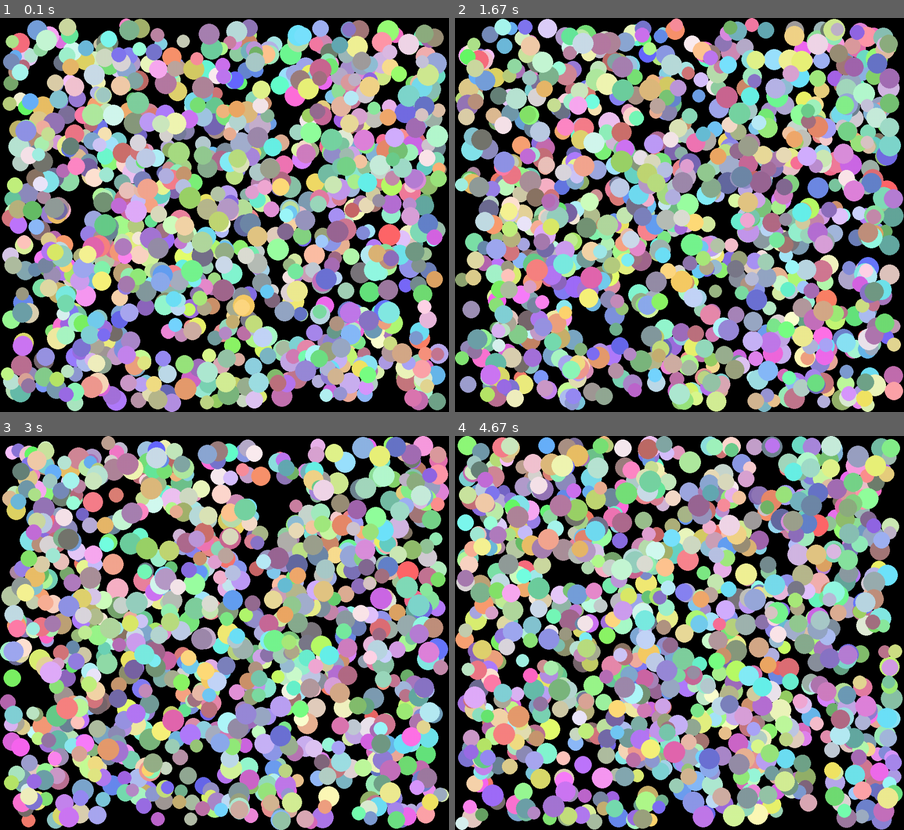
Above: before the commit, frames 1-4 (two rows, left to right).
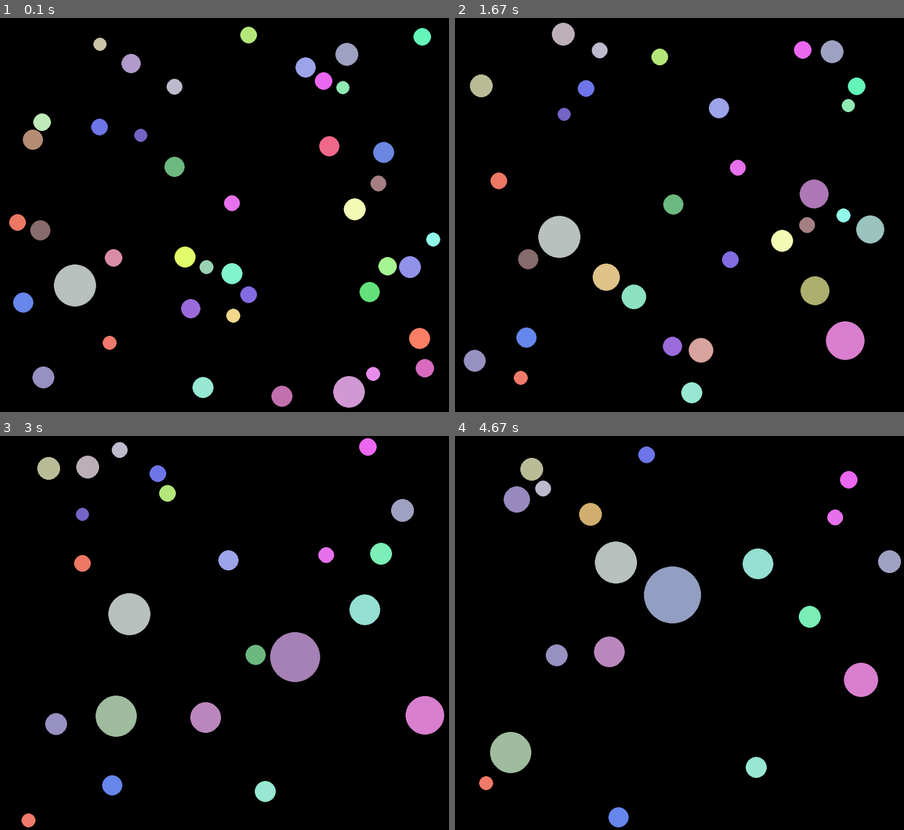
Above: after the commit, the same moments.

Repository: xyloguy/cs1410-2018-20-01-examples
Game: pygame game, started from 2018-03-28/hungry_circles/main.py
Two runs of this game, one before a commit and one after it. Both use one fixed random seed, a clock stepped at 60 frames per second and the inputs below.
Inputs:
- Up to frame 1 (0.1 s): no input
- Up to frame 2 (1.67 s): no input
- Up to frame 3 (3 s): no input
- Up to frame 4 (4.67 s): no input

The runs differ from the first frame. In frame 1, 74% of the frame differs, in the area x 0-100%, y 0-100%; in frame 2, 74%; in frame 3, 74%; in frame 4, 76%.

Commit message:
2018-03-30-085316

Diff:
--- a/2018-03-21/frogger/config.py
+++ b/2018-03-21/frogger/config.py
@@ -11,4 +11,4 @@
 SCREEN_HEIGHT = ROWS * VG
 FRAME_RATE = 24
 
-DEBUG = True
+DEBUG = False
--- a/2018-03-21/frogger/main.py
+++ b/2018-03-21/frogger/main.py
@@ -21,6 +21,14 @@
         self.road = froggerlib.Road(0, 6 * VG, SCREEN_WIDTH, 4 * VG)
         self.frog = None
         self.restart()
+
+        y = 9 * VG + PADDING
+        self.cars = [
+            froggerlib.Car(0, y, FROG_SIZE * 2, FROG_SIZE, SCREEN_WIDTH, y, 5),
+            froggerlib.Car(SCREEN_WIDTH//4 * 3, y, FROG_SIZE * 2, FROG_SIZE, SCREEN_WIDTH, y, 5),
+            froggerlib.Car(SCREEN_WIDTH//4 * 2, y, FROG_SIZE * 2, FROG_SIZE, SCREEN_WIDTH, y, 5),
+            froggerlib.Car(SCREEN_WIDTH//4, y, FROG_SIZE * 2, FROG_SIZE, SCREEN_WIDTH, y, 5),
+        ]
         return
 
     def restart(self):
@@ -33,6 +41,9 @@
             return True
 
         # did it get hit by a car?
+        for c in self.cars:
+            if c.hits(self.frog):
+                return True
 
         # did drown?
 
@@ -61,6 +72,13 @@
         if pygame.K_DOWN in newkeys:
             self.frog.down()
 
+        for c in self.cars:
+            c.move()
+            if c.atDesiredLocation():
+                if c.getDesiredX() > 0:
+                    c.setX(0 - c.getWidth())
+                else:
+                    c.setX(SCREEN_WIDTH)
         self.frog.move()
 
         return
@@ -92,6 +110,10 @@
         color = (0, 255, 0)
         self.draw_object(surface, self.frog, color)
 
+    def draw_car(self, surface, car):
+        color = (255, 0, 0)
+        self.draw_object(surface, car, color)
+
     def draw_grid(self, surface):
         if not DEBUG:
             return
@@ -110,6 +132,10 @@
         self.draw_road(surface, self.road)
 
 
+        for c in self.cars:
+            self.draw_car(surface, c)
+
+
 
         self.draw_frog(surface)
         self.draw_grid(surface)
--- a/2018-03-28/hungry_circles/ball.py
+++ b/2018-03-28/hungry_circles/ball.py
@@ -16,43 +16,104 @@
         self.color = (red, green, blue)
         self.dx = random.randint(25, 75) * random.choice([1, -1])
         self.dy = random.randint(25, 75) * random.choice([1, -1])
+        self.alive = True
+
+    def get_area(self):
+        return math.pi * self.radius ** 2
+
+    def set_radius_from_area(self, new_area):
+        old_area = self.get_area()
+        self.radius = int(math.sqrt(new_area / math.pi))
+
+        r = new_area/old_area / 1.3
+        self.dx *= r
+        self.dy *= r
 
     def move(self, dt):
+        if not self.alive:
+            return
+
         dx = dt * self.dx
         dy = dt * self.dy
+
+        bounce = False
 
         self.x += dx
         if self.x + self.radius >= self.width:
             self.x = self.width - self.radius
             self.dx *= -1
+            bounce = True
         elif self.x - self.radius <= 0:
             self.x = 0 + self.radius
             self.dx *= -1
+            bounce = True
+
 
         self.y += dy
         if self.y + self.radius >= self.height:
             self.y = self.height - self.radius
             self.dy *= -1
+            bounce = True
+
         elif self.y - self.radius <= 0:
             self.y = 0 + self.radius
             self.dy *= -1
+            bounce = True
+
+        if bounce:
+            if self.radius >= 30:
+                new_area = self.get_area() * 0.8
+                self.set_radius_from_area(new_area)
 
     def hits(self, other):
+        # don't compare the ball against itself.
+        if self is other:
+            return False
+
+        if not self.alive or not other.alive:
+            return False
+
+        # ball 1
         x1 = self.x
         y1 = self.y
+        r1 = self.radius
 
+        # ball 2
         x2 = other.x
         y2 = other.y
-
-        r1 = self.radius
         r2 = other.radius
 
-        d1 = math.sqrt((x2 - x1) ** 2 + (y2 - y1) ** 2)
-        d2 = r1 + r2
+        actual_distance = math.sqrt((x2 - x1) ** 2 + (y2 - y1) ** 2)
+        minimum_distance = r1 + r2
 
-        return d1 <= d2
-
-
+        # if the actual distance is less than the
+        # the radius of ball one and the radius
+        # of ball two, then they are touching or
+        # overlapping so a collision has occurred.
+        return actual_distance <= minimum_distance
 
     def draw(self, surface):
+        if not self.alive:
+            return
         pygame.draw.circle(surface, self.color, (int(self.x), int(self.y)), self.radius)
+
+    def __gt__(self, other):
+        return self.radius > other.radius
+
+    def __iadd__(self, other):
+        a1 = self.get_area()
+        a2 = other.get_area()
+        total_area = a1 + a2
+
+        r1, g1, b1 = self.color
+        r2, g2, b2 = other.color
+
+        red = (r1 + r2) // 2
+        green = (g1 + g2) // 2
+        blue = (b1 + b2) // 2
+
+        self.color = (red, green, blue)
+
+        self.set_radius_from_area(total_area)
+        other.alive = False
+        return self
--- a/2018-03-28/hungry_circles/main.py
+++ b/2018-03-28/hungry_circles/main.py
@@ -18,9 +18,17 @@
         game.Game.__init__(self, title, width, height, frame_rate)
 
         self.balls = []
-        for i in range(1000):
-            self.balls.append(ball.Ball(width, height))
+        for i in range(50):
+            self.add_ball()
         return
+
+    def add_ball(self):
+        self.balls.append(ball.Ball(self.width, self.height))
+
+    def remove_dead_balls(self):
+        for b in self.balls:
+            if not b.alive:
+                self.balls.remove(b)
 
     def game_logic(self, keys, newkeys, buttons, newbuttons, mouse_position, dt):
         x = mouse_position[0]
@@ -28,10 +36,15 @@
 
         for b in self.balls:
             for b2 in self.balls:
-                if b != b2 and b.hits(b2):
-                    print('hit')
+                if b.hits(b2):
+                    if b > b2:
+                        b += b2
+                    else:
+                        b2 += b
+                    #self.add_ball()
             b.move(dt)
 
+        self.remove_dead_balls()
 
         return
 
